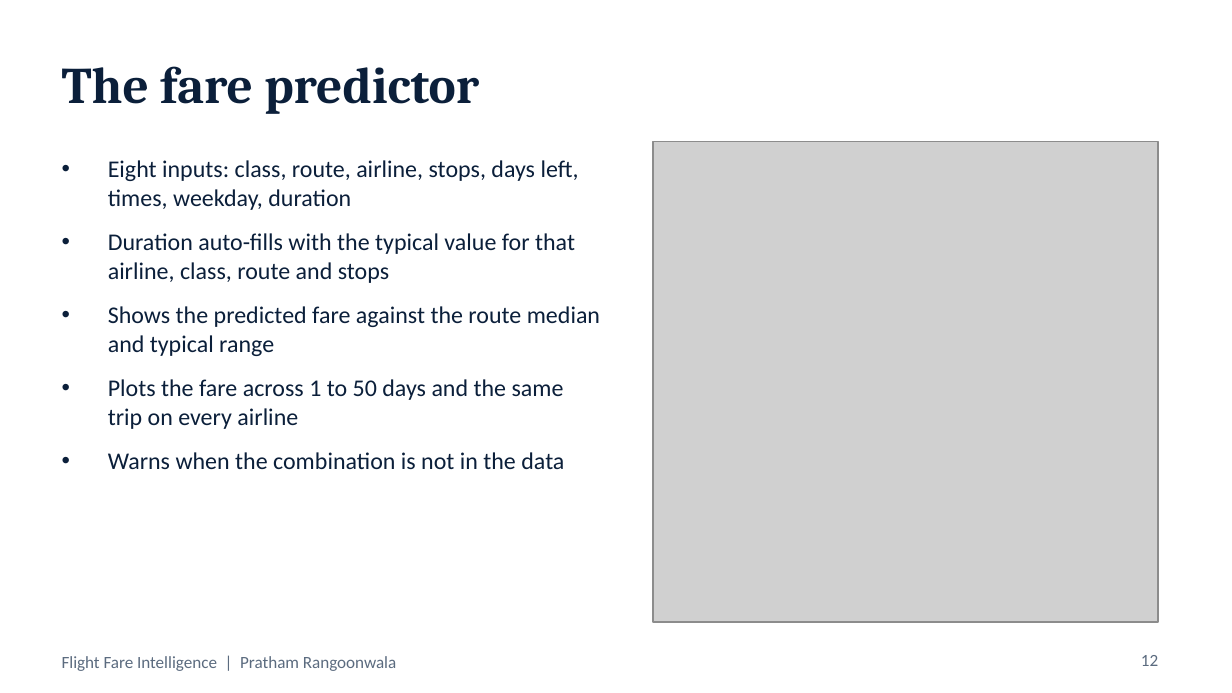
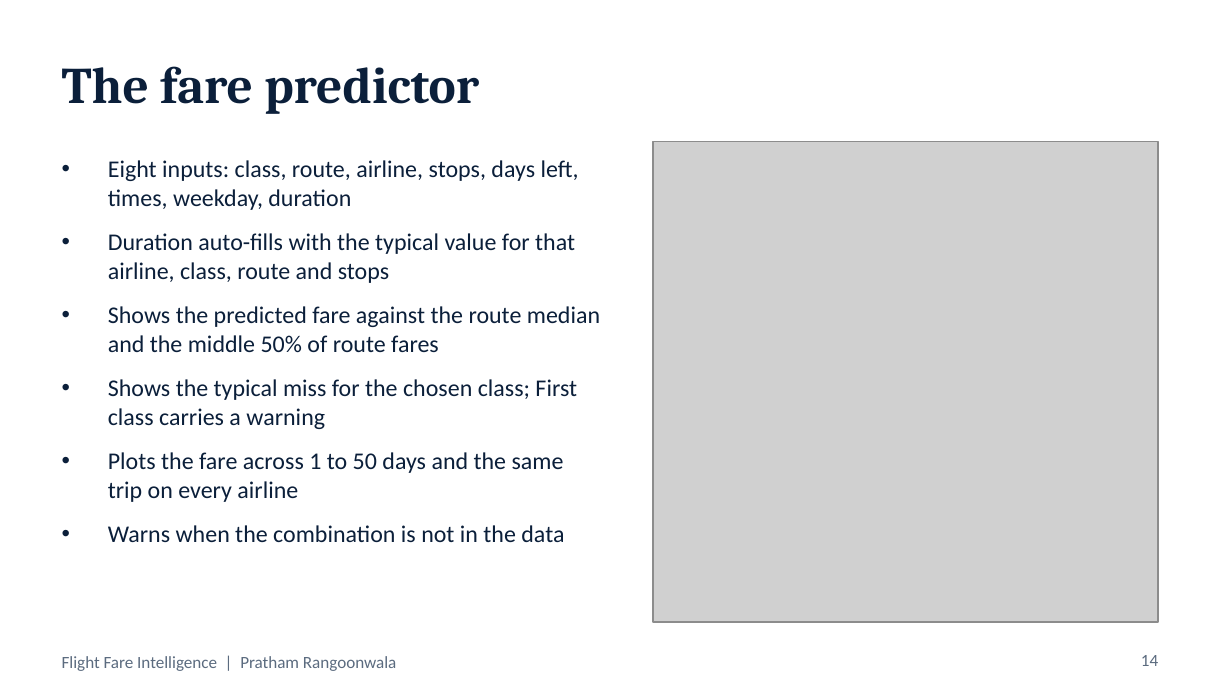
Before and after one commit to Pratham719/flight-fare-intelligence, a slide deck: slide 14 of Documentation/presentation.pptx (slide 12 before the commit). Drawn at 1232x693 pixels with LibreOffice and Linux fonts; fonts in the diff are those of the drawing; grey boxes stand for pictures. Boxes give left, top, right and bottom in pixels: in the first picture for what was removed or moved away, otherwise in the second. Text is boxed around its words. In the diff, an @@ line names an element or a change of style, - is before the commit and + after.

```diff
--- a/Documentation/presentation.pptx
+++ b/Documentation/presentation.pptx
@@ text at (108, 306, 600, 429): text changed @@
-• Shows the predicted fare against the route median and typical range
+• Shows the predicted fare against the route median and the middle 50% of route fares
+• Shows the typical miss for the chosen class; First class carries a warning
@@ page number at (1141, 655, 1158, 666): text changed @@
-12
+14
```
Also in this commit, not shown: 13 other slides changed, 2 slides added, 9 other files.
